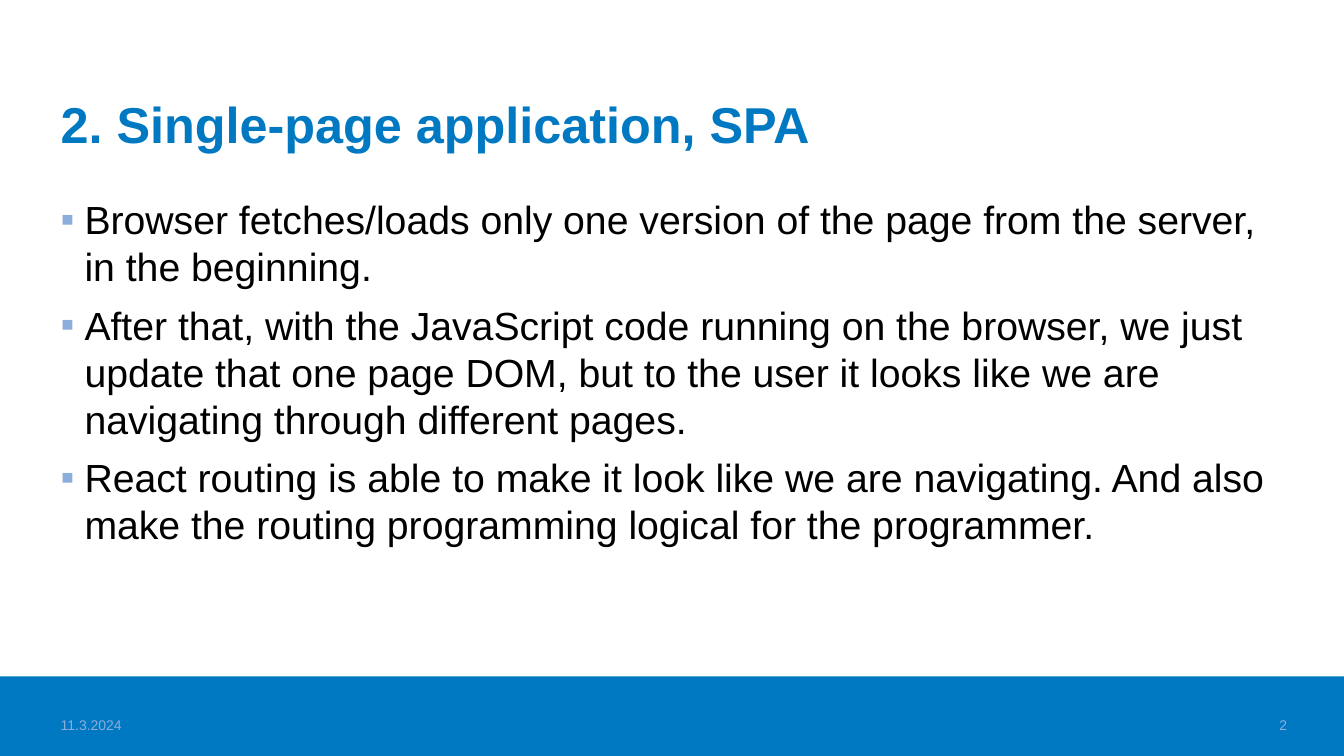
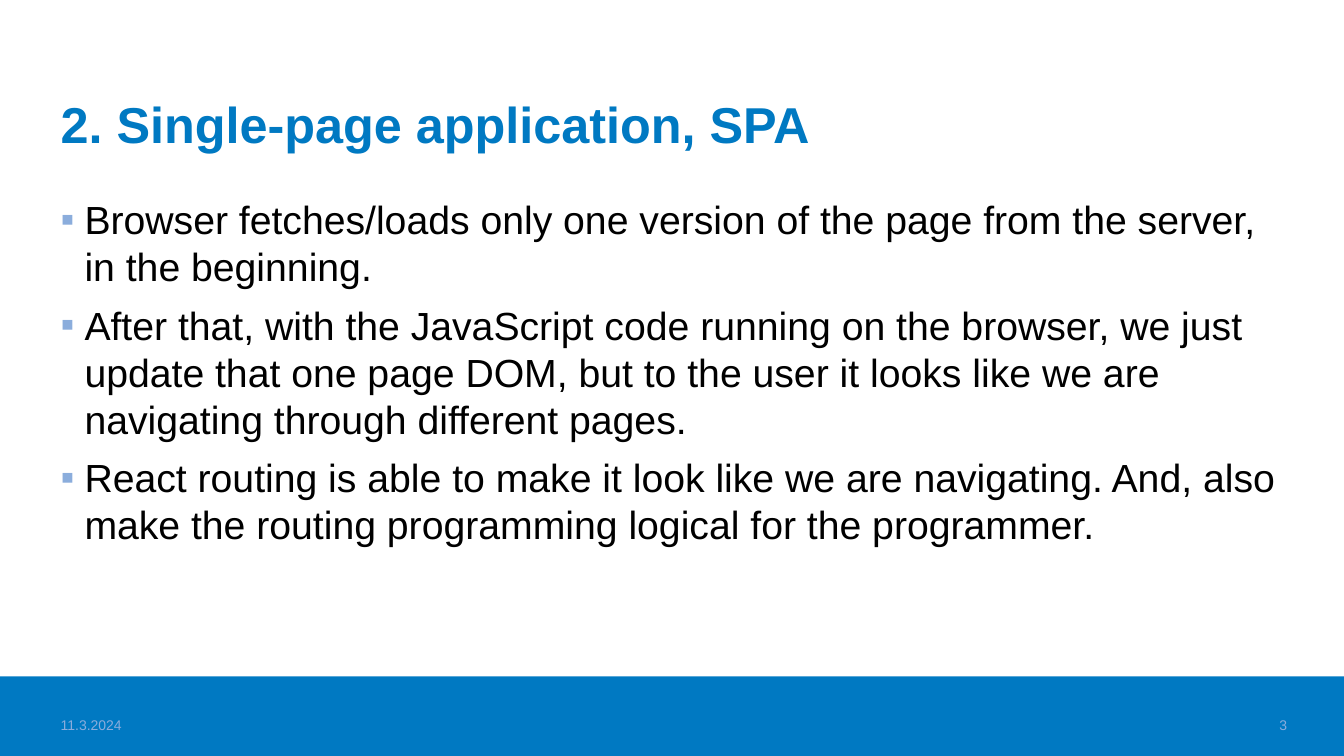
Before and after one commit to haagahelia/ohke-teknologiat, a slide deck: slide 3 of 05_frontend/Frontend_VideoTopics.pptx (slide 2 before the commit). Drawn at 1344x756 pixels with LibreOffice and Linux fonts; fonts in the diff are those of the drawing; background and template pictures are left out. Boxes give left, top, right and bottom in pixels: in the first picture for what was removed or moved away, otherwise in the second. Text is boxed around its words. In the diff, an @@ line names an element or a change of style, - is before the commit and + after.

```diff
--- a/05_frontend/Frontend_VideoTopics.pptx
+++ b/05_frontend/Frontend_VideoTopics.pptx
@@ text at [85,463,1275,547]: text changed @@
-▪ React routing is able to make it look like we are navigating. And also make the routing programming logical for the programmer.
+▪ React routing is able to make it look like we are navigating. And, also make the routing programming logical for the programmer.
@@ page number at [1279,720,1287,730]: text changed @@
-2
+3
```
Also in this commit, not shown: 6 other slides changed, 1 slide added, 1 other file.
